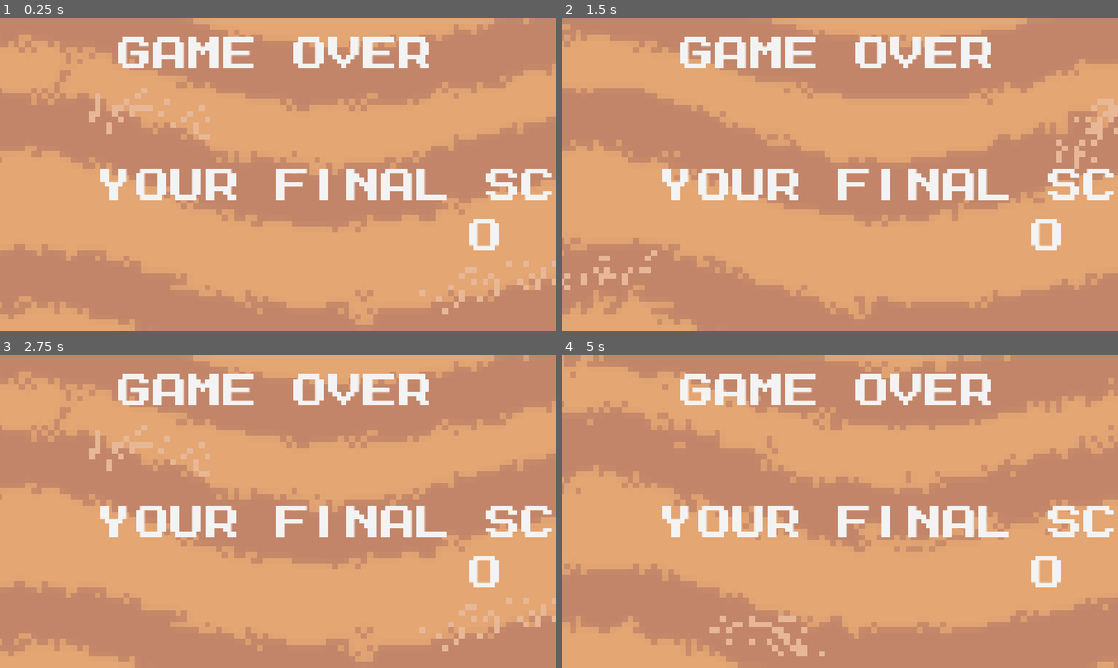
Above: before the commit, frames 1-4 (two rows, left to right).
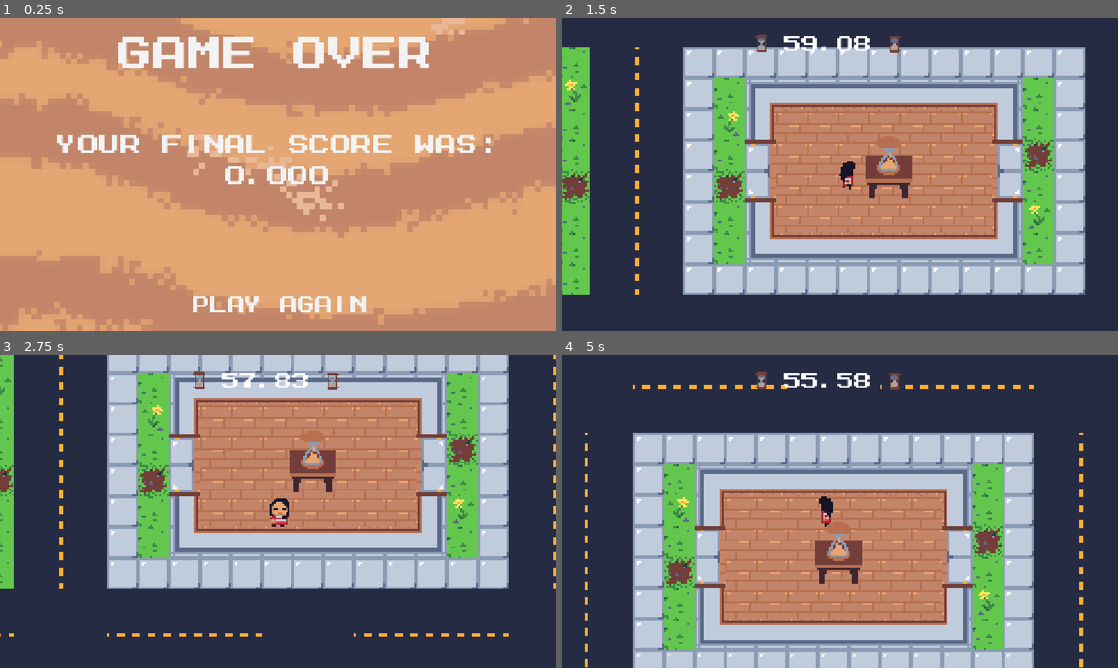
Above: after the commit, the same moments.

Repository: Pedso18/GMTK2026_JUPE
Game: Godot game, scene res://scenes/finalScreen.tscn
Same seed, same stepped clock (60 frames per second), same inputs: the game is played once before the commit and once after it. This scene is started directly instead of the project's main scene. Sound files missing from this copy of the repository are replaced by a short silence.
Inputs (mouse positions are in pixels of both pictures, inside the frame that each line leads up to):
- Up to frame 1 (0.25 s): no input
- Up to frame 2 (1.5 s): click (834, 309) at 0.5 s, where only the run after the commit has a clickable "Play Again"; move the mouse to (962, 158) at 1.27 s; hold Right (ui_right) from 1.28 s (still down)
- Up to frame 3 (2.75 s): move the mouse to (166, 527) at 2.02 s; release Right (ui_right) at 2.03 s; hold Down (ui_down) from 2.03 s (still down)
- Up to frame 4 (5 s): move the mouse to (895, 442) at 2.77 s; release Down (ui_down) at 2.78 s; hold Right (ui_right) 2.78-3.53 s; move the mouse to (812, 574) at 3.52 s; hold Up (ui_up) 3.53-4.28 s; move the mouse to (1006, 558) at 4.27 s; hold Left (ui_left) from 4.28 s (still down)

The runs differ from the first frame. In frame 1, 18% of the frame differs, in the area x 0-100%, y 0-100%; in frame 2, 96%; in frame 3, 95%; in frame 4, 96%.

Commit message:
play again e tela final funcionando

Diff:
--- a/scenes/finalScreen.tscn
+++ b/scenes/finalScreen.tscn
@@ -59,6 +59,16 @@
 font_size = 100
 font_color = Color(0.9529003, 0.9529003, 0.9529003, 1)
 
+[sub_resource type="LabelSettings" id="LabelSettings_jf84i"]
+font = ExtResource("3_bn6oj")
+font_size = 60
+font_color = Color(0.9529003, 0.9529003, 0.9529003, 1)
+
+[sub_resource type="LabelSettings" id="LabelSettings_bn6oj"]
+font = ExtResource("3_bn6oj")
+font_size = 50
+font_color = Color(0.9529003, 0.9529003, 0.9529003, 1)
+
 [node name="FinalScreen" type="Node2D" unique_id=1283613236]
 
 [node name="AnimatedSprite2D" type="AnimatedSprite2D" parent="." unique_id=1368782441]
@@ -67,6 +77,7 @@
 scale = Vector2(12, 12)
 sprite_frames = SubResource("SpriteFrames_bn6oj")
 autoplay = "default"
+frame_progress = 0.8899565
 
 [node name="Control" type="Control" parent="." unique_id=1438165098]
 layout_mode = 3
@@ -94,15 +105,43 @@
 texture_filter = 1
 layout_mode = 1
 anchors_preset = -1
-anchor_left = 5.0
-anchor_top = 7.2000003
-anchor_right = 23.6
-anchor_bottom = 10.0
-offset_left = 8.0
-offset_top = 8.0
-offset_right = -9.0
-offset_bottom = -3.0
+anchor_left = 2.4
+anchor_top = 5.6000004
+anchor_right = 26.400002
+anchor_bottom = 14.200001
+offset_top = 7.9999847
+offset_bottom = -8.0
 text = "Game OVER"
-label_settings = SubResource("LabelSettings_om28l")
+label_settings = SubResource("LabelSettings_jf84i")
 horizontal_alignment = 1
+autowrap_mode = 3
 script = ExtResource("3_jf84i")
+
+[node name="PlayAgainButton" type="Button" parent="Control" unique_id=50362465]
+layout_mode = 1
+anchors_preset = -1
+anchor_left = 9.400001
+anchor_top = 14.000001
+anchor_right = 19.0
+anchor_bottom = 16.0
+offset_left = -3.0517578e-05
+offset_top = 7.999939
+flat = true
+
+[node name="PlayLabel" type="Label" parent="Control/PlayAgainButton" unique_id=815783594]
+texture_filter = 1
+layout_mode = 1
+anchors_preset = -1
+anchor_left = 0.021000002
+anchor_top = -0.11100001
+anchor_right = 1.062
+anchor_bottom = 0.98
+offset_left = 5.5600224
+offset_top = 7.9919853
+offset_right = -12.952057
+offset_bottom = 0.0069885254
+text = "Play Again"
+label_settings = SubResource("LabelSettings_bn6oj")
+horizontal_alignment = 1
+
+[connection signal="pressed" from="Control/PlayAgainButton" to="Control/Score" method="_on_play_again_button_pressed"]
--- a/scripts/GameManager.gd
+++ b/scripts/GameManager.gd
@@ -13,6 +13,11 @@
 
 var timeLeft = 60
 var score = 0
+var alive = true
+
+var initPlayAgain = false
+
+const INITIAL_TIME = 60
 
 var sandFollowers = [] # carrega o index das areias que estao seguindo o player
 
@@ -38,7 +43,7 @@
 
 func loadScene():
 	if(firstLoad):
-		timeLeft = 60
+		timeLeft = INITIAL_TIME
 		score = 0
 		var areias = get_tree().get_nodes_in_group("areia")
 		var sandSpawners = get_tree().get_nodes_in_group("sandSpawners")
@@ -83,15 +88,44 @@
 		areias[sandFollowerIndex].alvo_jogador = player
 
 
+func playAgain():
+	initPlayAgain = false
+	timeLeft = INITIAL_TIME
+	score = 0
+	alive = true
+	var player = get_tree().get_first_node_in_group("player")
+
+	playerPos = Vector2(430, 327)
+
+
+
+	var areias = get_tree().get_nodes_in_group("areia")
+	var sandSpawners = get_tree().get_nodes_in_group("sandSpawners")
+
+	for areia in areias:
+		var spawnerIndex = rng.randi_range(0, sandSpawners.size()-1)
+		while(sandSpawners[spawnerIndex].hasSand):
+			# garante que não teremos duas areias em um mesmo spawner
+			spawnerIndex = rng.randi_range(0, sandSpawners.size()-1)
+		areia.global_position = sandSpawners[spawnerIndex].global_position
+		sandSpawners[spawnerIndex].hasSand = true
+		areia.spawnerOriginario = sandSpawners[spawnerIndex]
+
+	player.global_position = playerPos
+	print("alive:", alive)
+
+
 # Called when the node enters the scene tree for the first time.
 func _ready() -> void:
 	pass # Replace with function body.
 
 # Called every frame. 'delta' is the elapsed time since the previous frame.
 func _process(delta: float) -> void:
+
 	timeLeft -= delta
-	if(timeLeft <= 0):
+	if(timeLeft <= 0 and alive):
+		alive = false
 		get_tree().change_scene_to_file("res://scenes/finalScreen.tscn")
-	else:
+	elif (timeLeft > 0):
 		score += delta * 100
 	pass
--- a/scripts/finalScore.gd
+++ b/scripts/finalScore.gd
@@ -3,5 +3,11 @@
 
 # Called when the node enters the scene tree for the first time.
 func _ready() -> void:
-	text = "Your final score was: \n" + str(GameManager.score)
+	text = "Your final score was: %.3f"%GameManager.score
 	pass # Replace with function body.
+
+
+func _on_play_again_button_pressed() -> void:
+	GameManager.initPlayAgain = true
+	get_tree().change_scene_to_file("res://scenes/node_2d.tscn")
+	pass # Replace with function body.
--- a/scripts/node_2d_wakeUp.gd
+++ b/scripts/node_2d_wakeUp.gd
@@ -3,5 +3,8 @@
 
 # Called when the node enters the scene tree for the first time.
 func _ready() -> void:
-	GameManager.loadScene()
+	if(GameManager.initPlayAgain):
+		GameManager.playAgain()
+	else:
+		GameManager.loadScene()
 	pass # Replace with function body.
